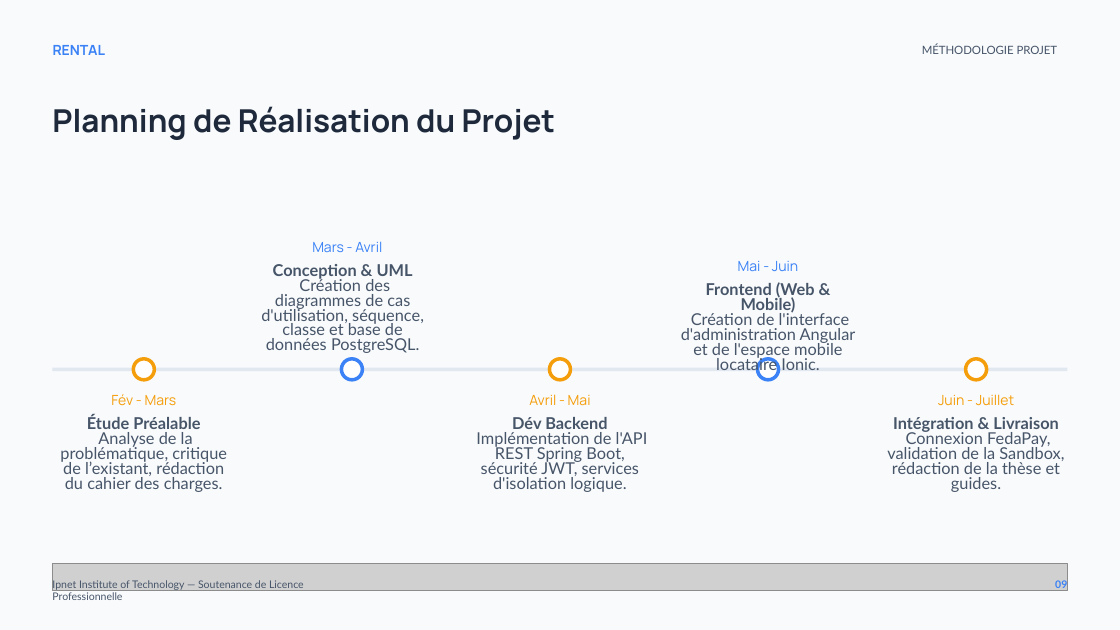
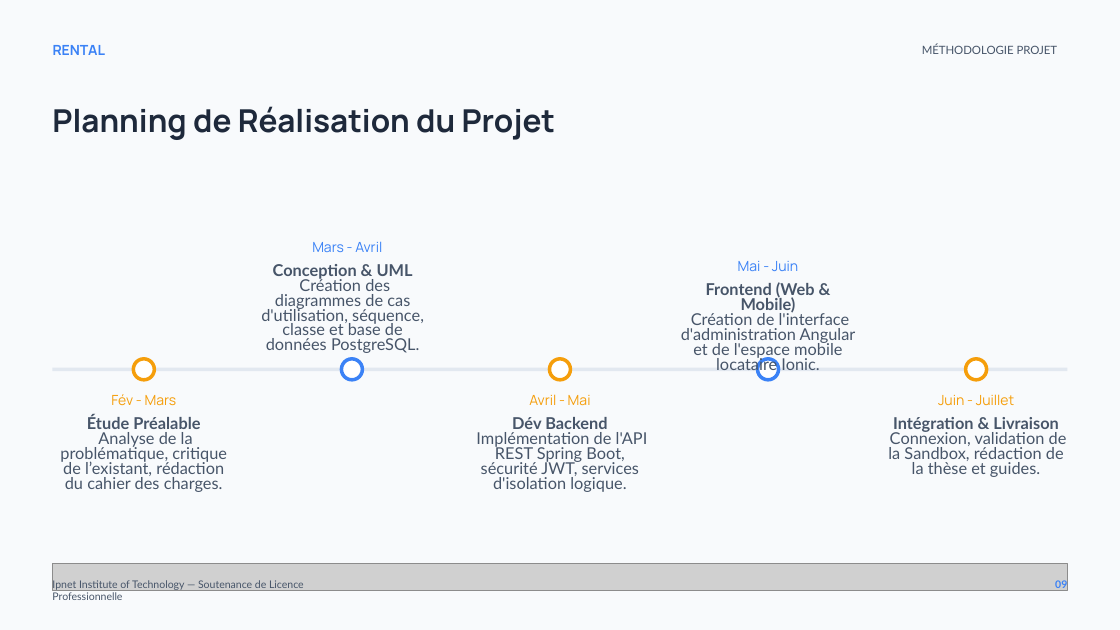
Before and after one commit to xavierGIT04/Soutenance, a slide deck: slide 9 of Soutenance de Licence - GBANDI WAKE (1).pptx. Drawn at 1120x630 pixels with LibreOffice and Linux fonts; fonts in the diff are those of the drawing; grey boxes stand for pictures; background and template pictures are left out. Boxes give left, top, right and bottom in pixels: in the first picture for what was removed or moved away, otherwise in the second. Text is boxed around its words. In the diff, an @@ line names an element or a change of style, - is before the commit and + after.

```diff
--- a/Soutenance de Licence - GBANDI WAKE (1).pptx
+++ b/Soutenance de Licence - GBANDI WAKE (1).pptx
@@ text at <box>888,417,1067,477</box>: text changed @@
-Intégration & Livraison
-Connexion FedaPay, validation de la Sandbox, rédaction de la thèse et guides.
+Intégration & Livraison
+Connexion, validation de la Sandbox, rédaction de la thèse et guides.
```
Also in this commit, not shown: 5 other slides changed, 3 other files.
